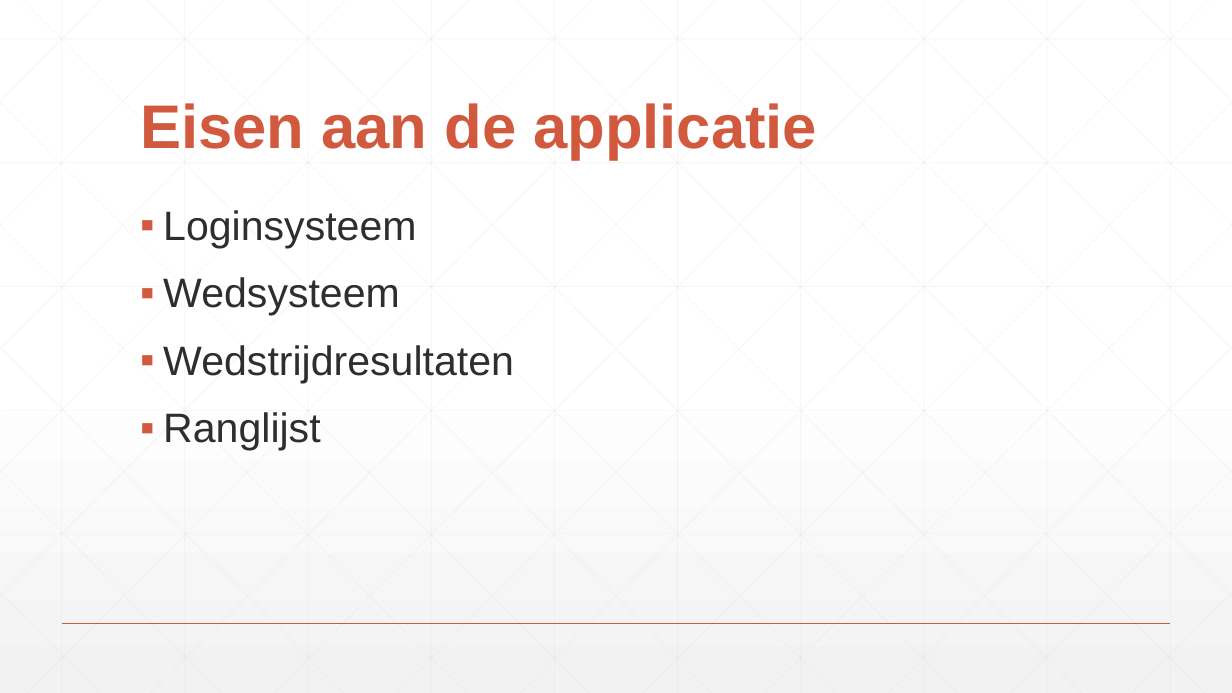
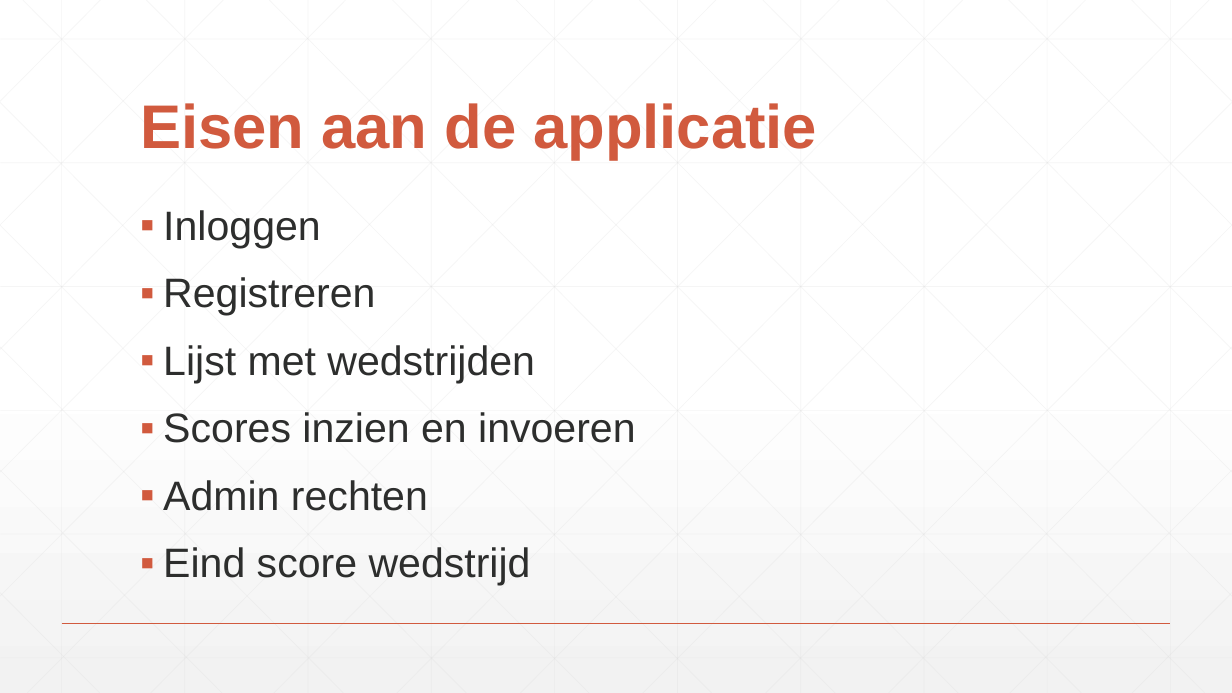
Before and after one commit to Fifa2/project_fifa, a slide deck: slide 4 of documentatie/c#presentatie.pptx. Drawn at 1232x693 pixels with LibreOffice and Linux fonts; fonts in the diff are those of the drawing. Boxes give left, top, right and bottom in pixels: in the first picture for what was removed or moved away, otherwise in the second. Text is boxed around its words. In the diff, an @@ line names an element or a change of style, - is before the commit and + after.

```diff
--- a/documentatie/c#presentatie.pptx
+++ b/documentatie/c#presentatie.pptx
@@ text at (x1=163, y1=210, x2=636, y2=586): text changed @@
-▪ Loginsysteem
-▪ Wedsysteem
-▪ Wedstrijdresultaten
-▪ Ranglijst
+▪ Inloggen
+▪ Registreren
+▪ Lijst met wedstrijden
+▪ Scores inzien en invoeren
+▪ Admin rechten
+▪ Eind score wedstrijd
```
Also in this commit, not shown: 3 other slides changed, 2 other files.
